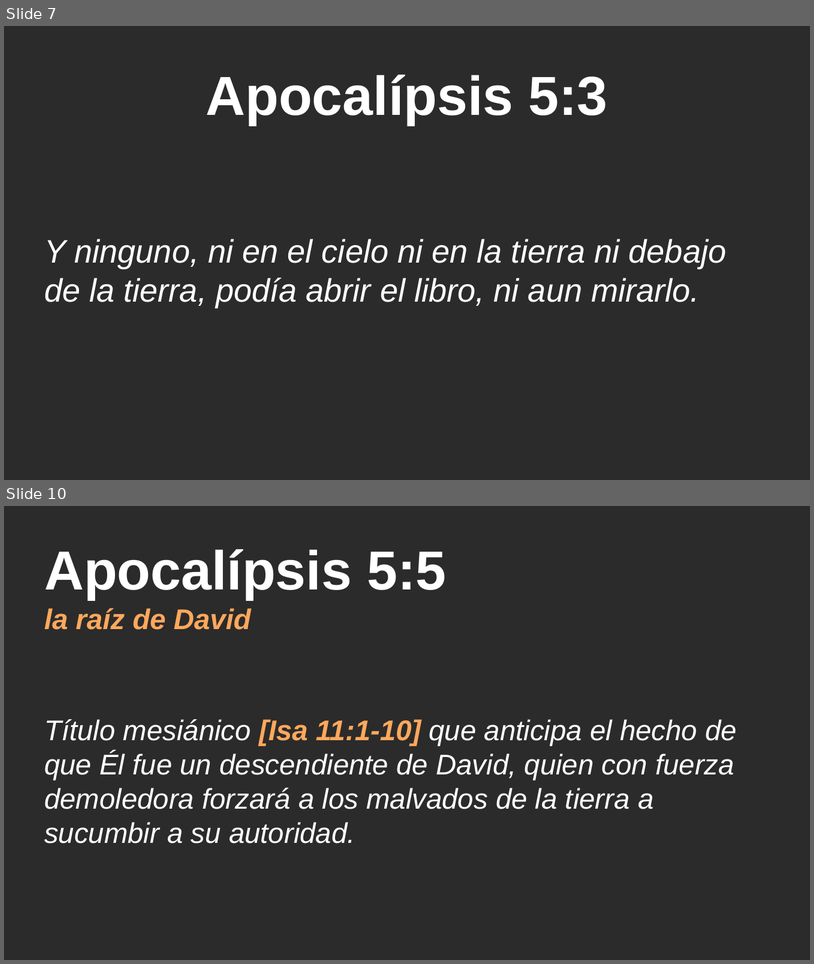
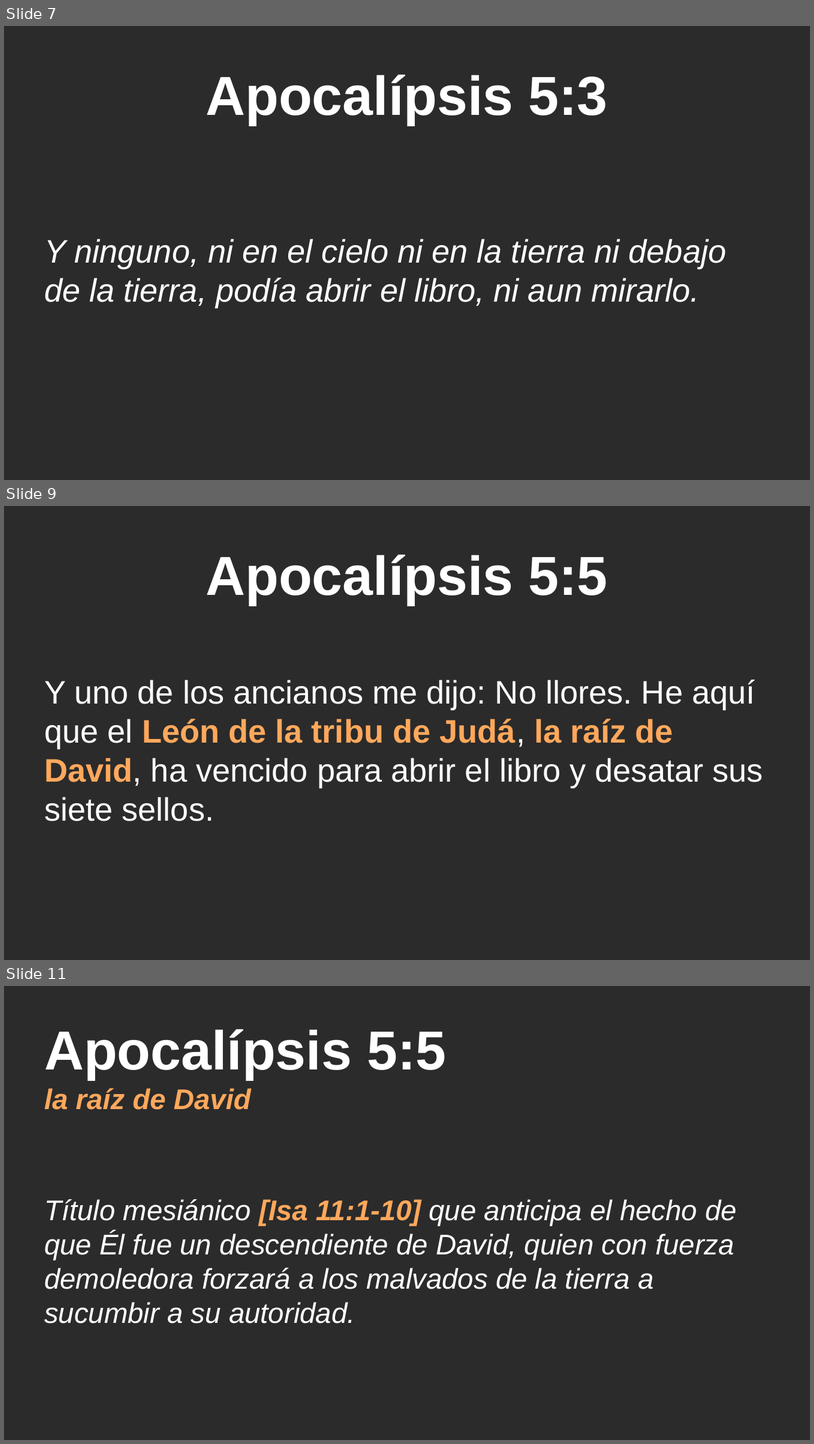
Before and after one commit to CreyTuning/documents, a slide deck: slideshow/Apocalipsis/5. Capitulo 5.pptx. Shown one above the other, each under a label of ours: slides 7 and 10 before the commit, slides 7, 9 and 11 after it; the slides between them are not shown. The pictures are 814x964 and 814x1444 pixels, drawn with LibreOffice and Linux fonts; fonts in the diff are those of the drawing; background and template pictures are left out; a plain dark background stands for a picture behind light text. Boxes give left, top, right and bottom in pixels: in the first picture for what was removed or moved away, otherwise in the second. Text is boxed around its words. In the diff, an @@ line names an element or a change of style, - is before the commit and + after.

```diff
--- a/slideshow/Apocalipsis/5. Capitulo 5.pptx
+++ b/slideshow/Apocalipsis/5. Capitulo 5.pptx
@@ slide 9 added at (x1=4, y1=506, x2=810, y2=960), background picture (left out) @@
@@ title added at (x1=206, y1=555, x2=608, y2=605), 54 pt, text #FFFFFF, bold @@
+Apocalípsis 5:5
@@ subtitle added at (x1=44, y1=679, x2=763, y2=821), 32 pt, text #FFFFFF @@
+Y uno de los ancianos me dijo: No llores. He aquí que el León de la tribu de Judá, la raíz de David, ha vencido para abrir el libro y desatar sus siete sellos.
@@ what was slide 10 is now slide 11 @@
```
Also in this commit, not shown: 2 other slides added, 2 slides removed.
